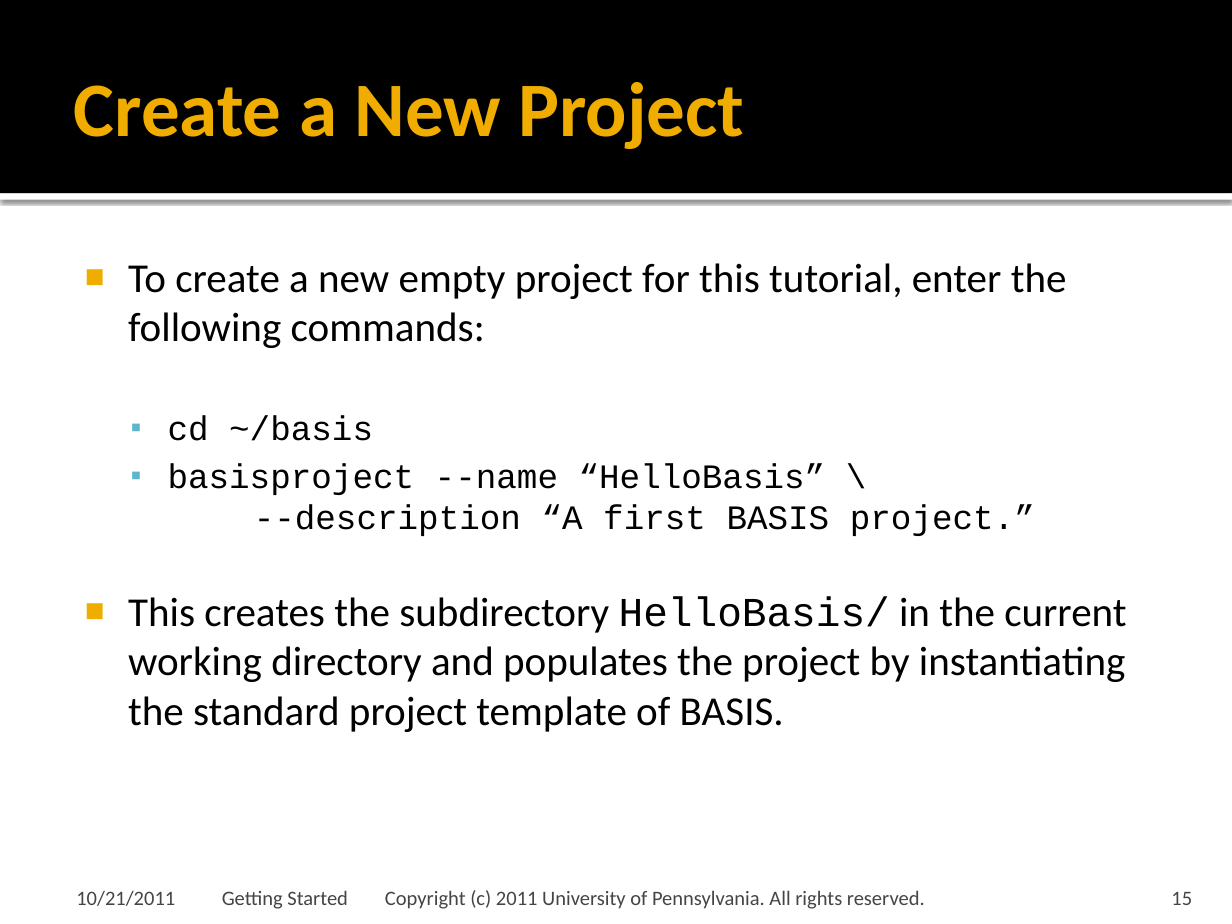
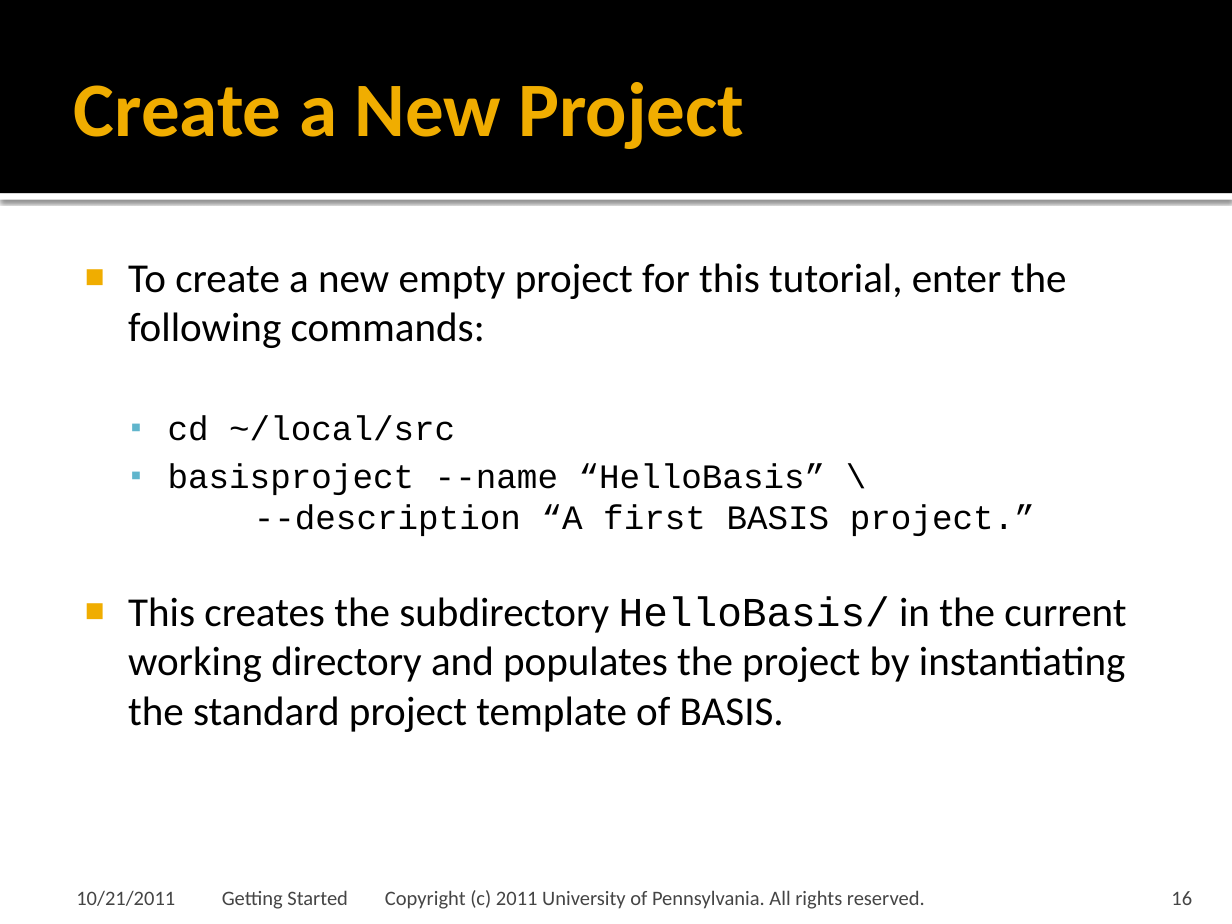
Before and after one commit to cmake-basis/legacy, a slide deck: slide 16 of doc/tutorials/02 Getting Started.pptx (slide 15 before the commit). Drawn at 1232x924 pixels with LibreOffice and Linux fonts; fonts in the diff are those of the drawing; background and template pictures are left out. Boxes give left, top, right and bottom in pixels: in the first picture for what was removed or moved away, otherwise in the second. Text is boxed around its words. In the diff, an @@ line names an element or a change of style, - is before the commit and + after.

```diff
--- a/doc/tutorials/02 Getting Started.pptx
+++ b/doc/tutorials/02 Getting Started.pptx
@@ text at [168, 415, 455, 441]: text changed @@
-  ▪ cd ~/basis
+  ▪ cd ~/local/src
@@ page number at [1171, 891, 1192, 905]: text changed @@
-15
+16
```
Also in this commit, not shown: 11 other slides changed, 10 slides added.
